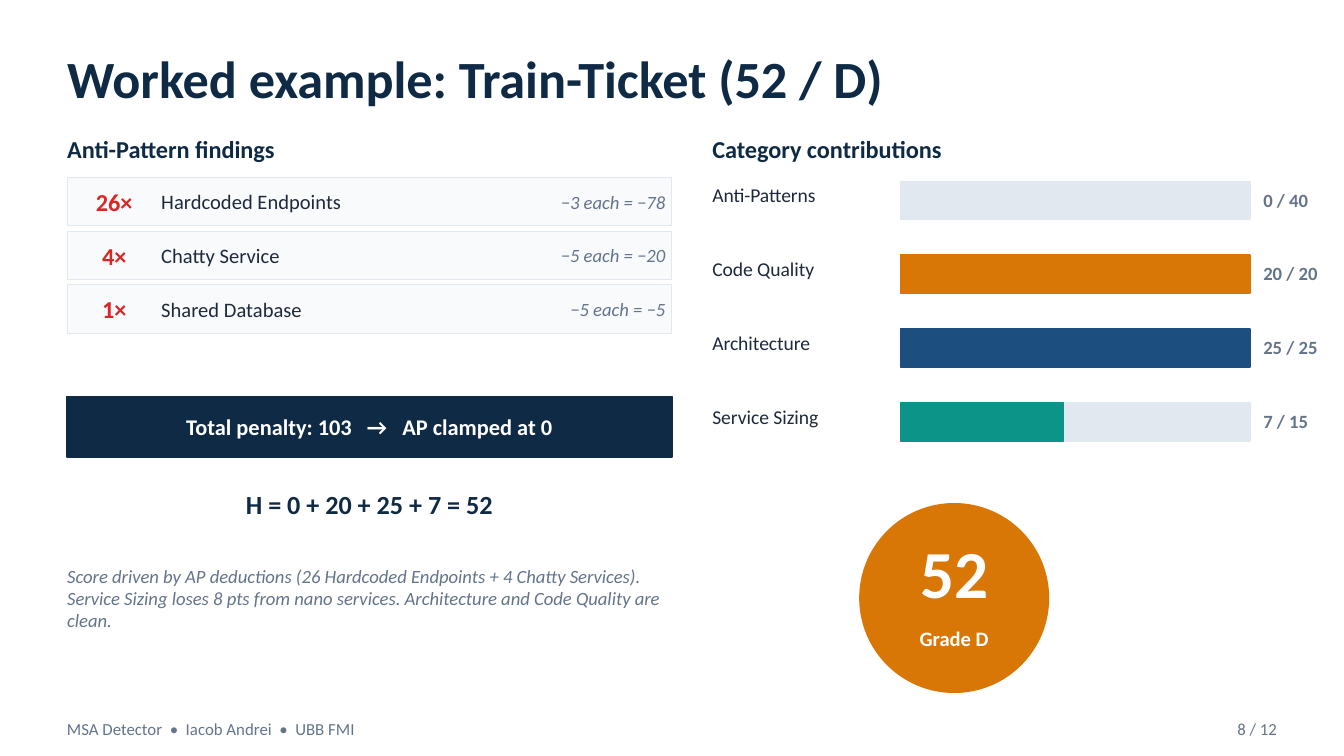
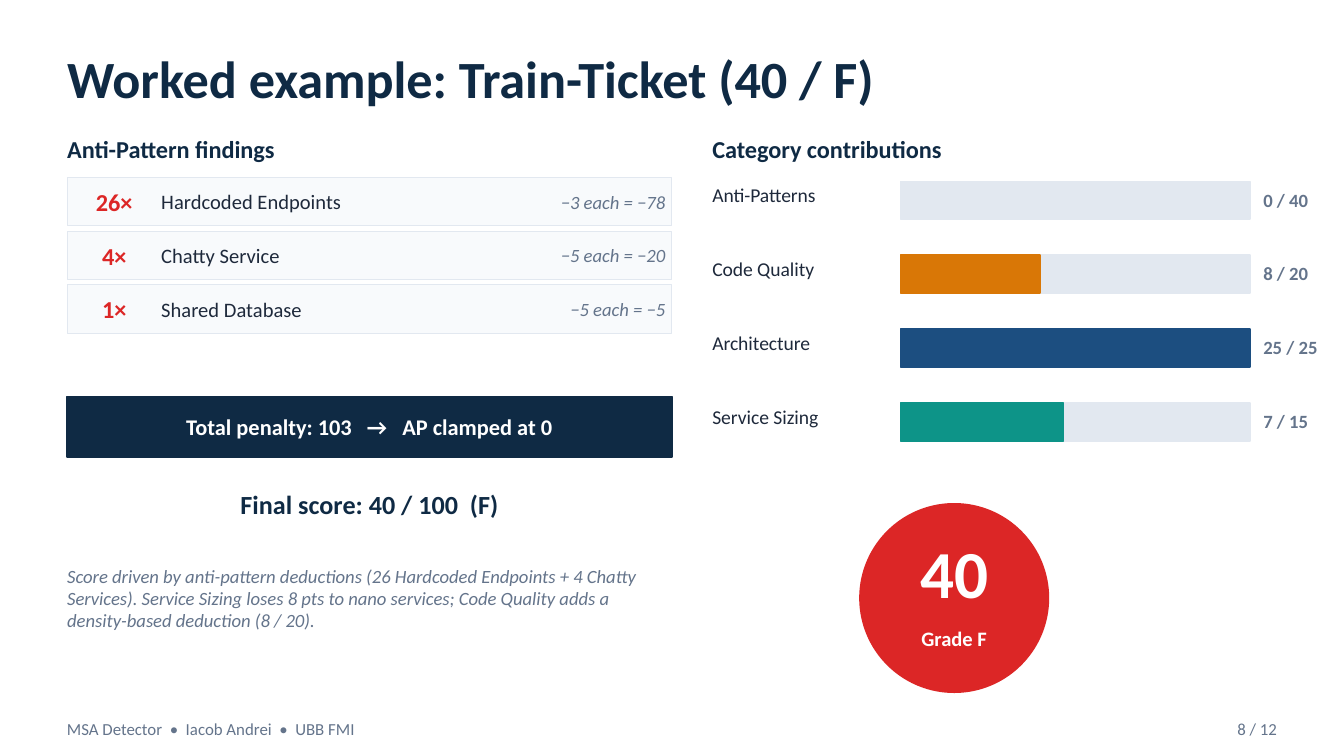
Before and after one commit to andrei45635/dissertation_backend, a slide deck: slide 8 of thesis/presentation/MSA_Detector_Defense.pptx. Drawn at 1344x756 pixels with LibreOffice and Linux fonts; fonts in the diff are those of the drawing. Boxes give left, top, right and bottom in pixels: in the first picture for what was removed or moved away, otherwise in the second. Text is boxed around its words. In the diff, an @@ line names an element or a change of style, - is before the commit and + after.

Commit message:
update presentation

```diff
--- a/thesis/presentation/MSA_Detector_Defense.pptx
+++ b/thesis/presentation/MSA_Detector_Defense.pptx
@@ text at [67, 59, 873, 107]: text changed @@
-Worked example: Train-Ticket (52 / D)
+Worked example: Train-Ticket (40 / F)
@@ rectangle: place and size @@
-rectangle at [900, 255, 1250, 293]
+rectangle at [900, 255, 1040, 293]
@@ rectangle added at [900, 255, 1250, 293], fill #E2E8F0, outline #E2E8F0 1 pt @@
@@ text at [1263, 267, 1308, 280]: text changed @@
-20 / 20
+8 / 20
@@ text at [240, 495, 498, 518]: text changed @@
-H = 0 + 20 + 25 + 7 = 52
+Final score: 40 / 100 (F)
@@ ellipse at [860, 504, 1048, 692]: fill #D97706 to #DC2626; outline #D97706 1 pt to #DC2626 1 pt @@
@@ text at [920, 554, 988, 599]: text changed @@
-52
+40
@@ text at [67, 570, 636, 630]: text changed @@
-Score driven by AP deductions (26 Hardcoded Endpoints + 4 Chatty Services). Service Sizing loses 8 pts from nano services. Architecture and Code Quality are clean.
+Score driven by anti-pattern deductions (26 Hardcoded Endpoints + 4 Chatty Services). Service Sizing loses 8 pts to nano services; Code Quality adds a density-based deduction (8 / 20).
@@ text at [921, 631, 986, 646]: text changed @@
-Grade D
+Grade F
```
Also in this commit, not shown: 2 other slides changed, 1 other file.
